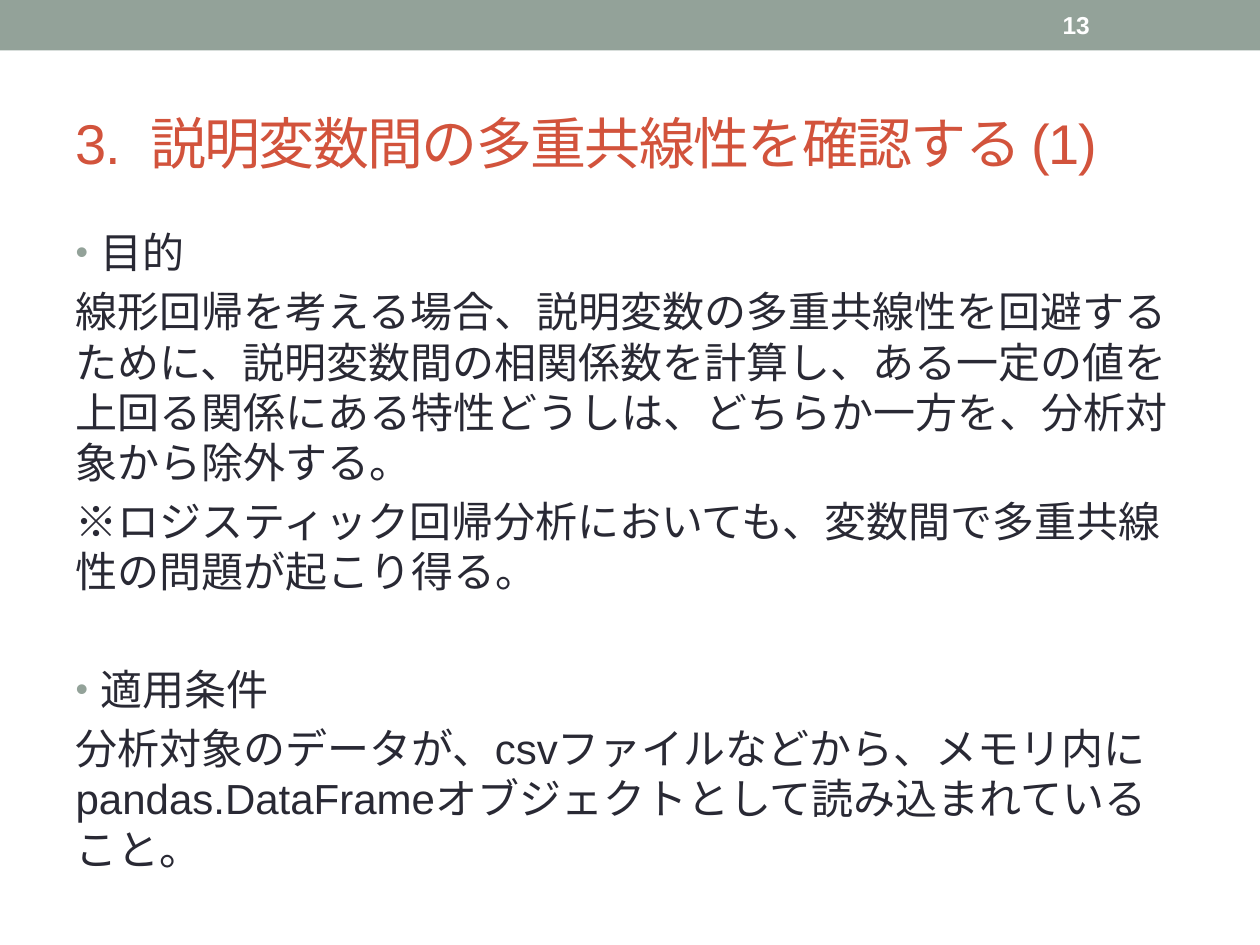
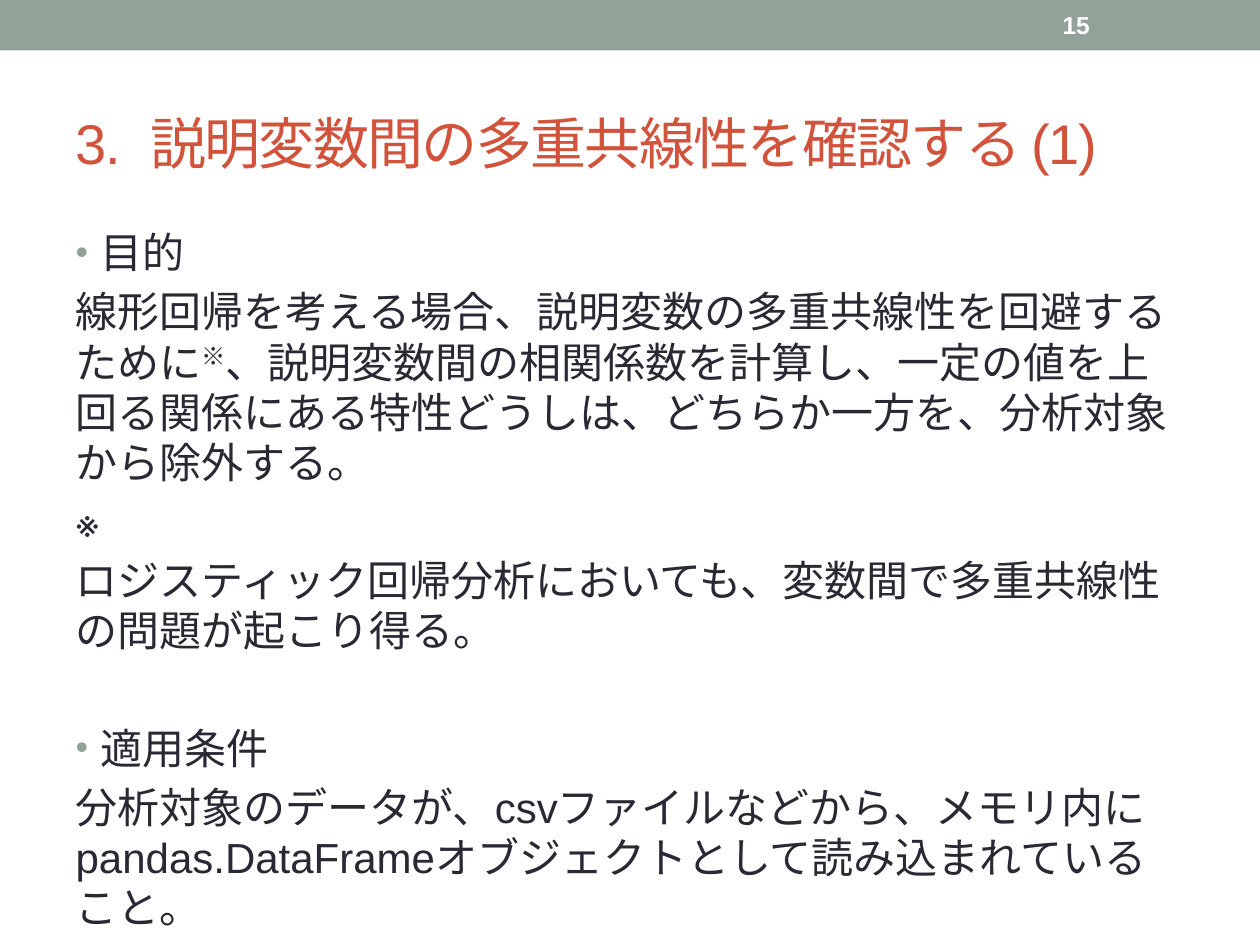
Before and after one commit to topse2018-kaggle/team, a slide deck: slide 15 of k-yoshida/Data Preprocessing.pptx (slide 13 before the commit). Drawn at 1260x945 pixels with LibreOffice and Linux fonts; fonts in the diff are those of the drawing. Boxes give left, top, right and bottom in pixels: in the first picture for what was removed or moved away, otherwise in the second. Text is boxed around its words. In the diff, an @@ line names an element or a change of style, - is before the commit and + after.

```diff
--- a/k-yoshida/Data Preprocessing.pptx
+++ b/k-yoshida/Data Preprocessing.pptx
@@ page number at [1063,17,1090,34]: text changed @@
-13
+15
@@ text at [76,291,1168,650]: text changed @@
-線形回帰を考える場合、説明変数の多重共線性を回避するために、説明変数間の相関係数を計算し、ある一定の値を上回る関係にある特性どうしは、どちらか一方を、分析対象から除外する。
-※ロジスティック回帰分析においても、変数間で多重共線性の問題が起こり得る。
+線形回帰を考える場合、説明変数の多重共線性を回避するために※、説明変数間の相関係数を計算し、一定の値を上回る関係にある特性どうしは、どちらか一方を、分析対象から除外する。
+※
+ロジスティック回帰分析においても、変数間で多重共線性の問題が起こり得る。
```
Also in this commit, not shown: 27 other slides changed, 5 slides added, 1 slide removed.
